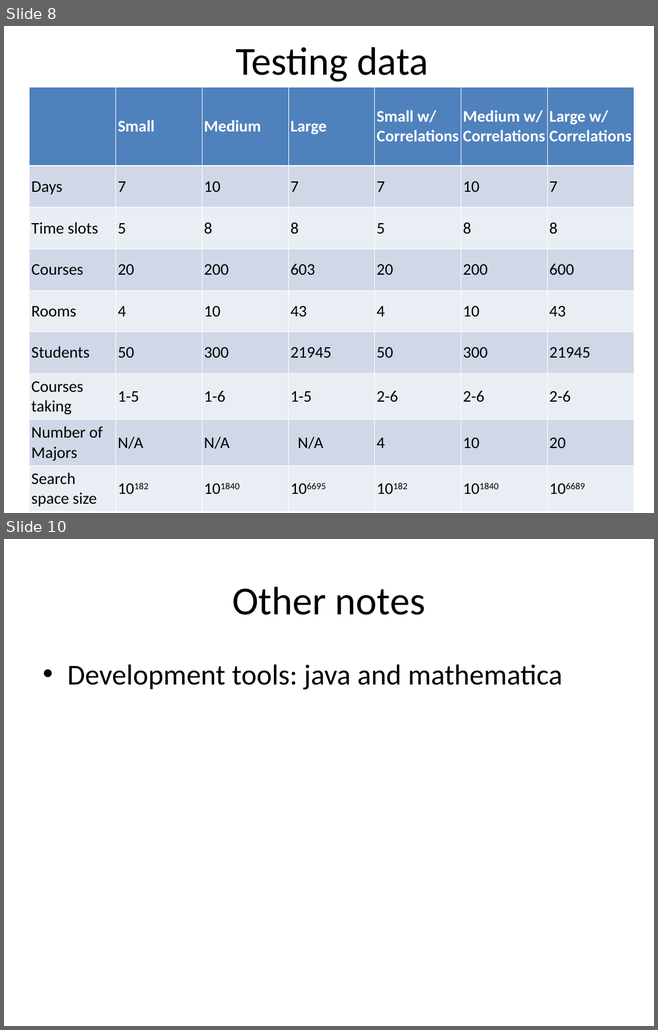
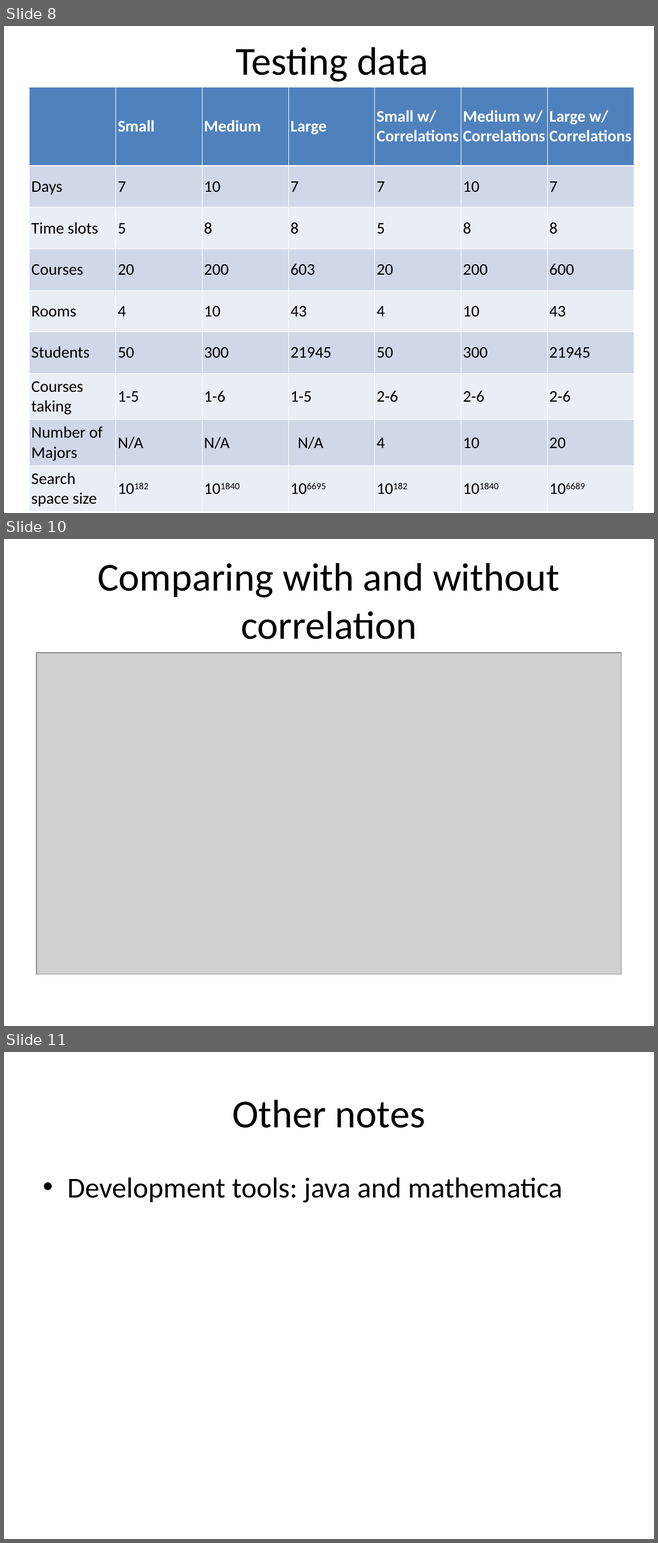
Before and after one commit to putrakoreng/csc384-genetic-algorithms-project, a slide deck: GA_TestBench/Data Files/presentation.ppt. Shown one above the other, each under a label of ours: slides 8 and 10 before the commit, slides 8, 10 and 11 after it; the slides between them are not shown. The pictures are 658x1030 and 658x1543 pixels, drawn with LibreOffice and Linux fonts; fonts in the diff are those of the drawing; grey boxes stand for pictures. Boxes give left, top, right and bottom in pixels: in the first picture for what was removed or moved away, otherwise in the second. Text is boxed around its words. In the diff, an @@ line names an element or a change of style, - is before the commit and + after.

```diff
--- a/GA_TestBench/Data Files/presentation.ppt
+++ b/GA_TestBench/Data Files/presentation.ppt
@@ slide 10 added at [4,539,654,1026], background #FFFFFF @@
@@ title added at [97,563,559,639], 44 pt, text #000000 @@
+Comparing with and without correlation
@@ picture added at [36,653,621,974] @@
@@ what was slide 10 is now slide 11 @@
```
Also in this commit, not shown: 1 other slide added, 1 slide removed, 4 other files.
